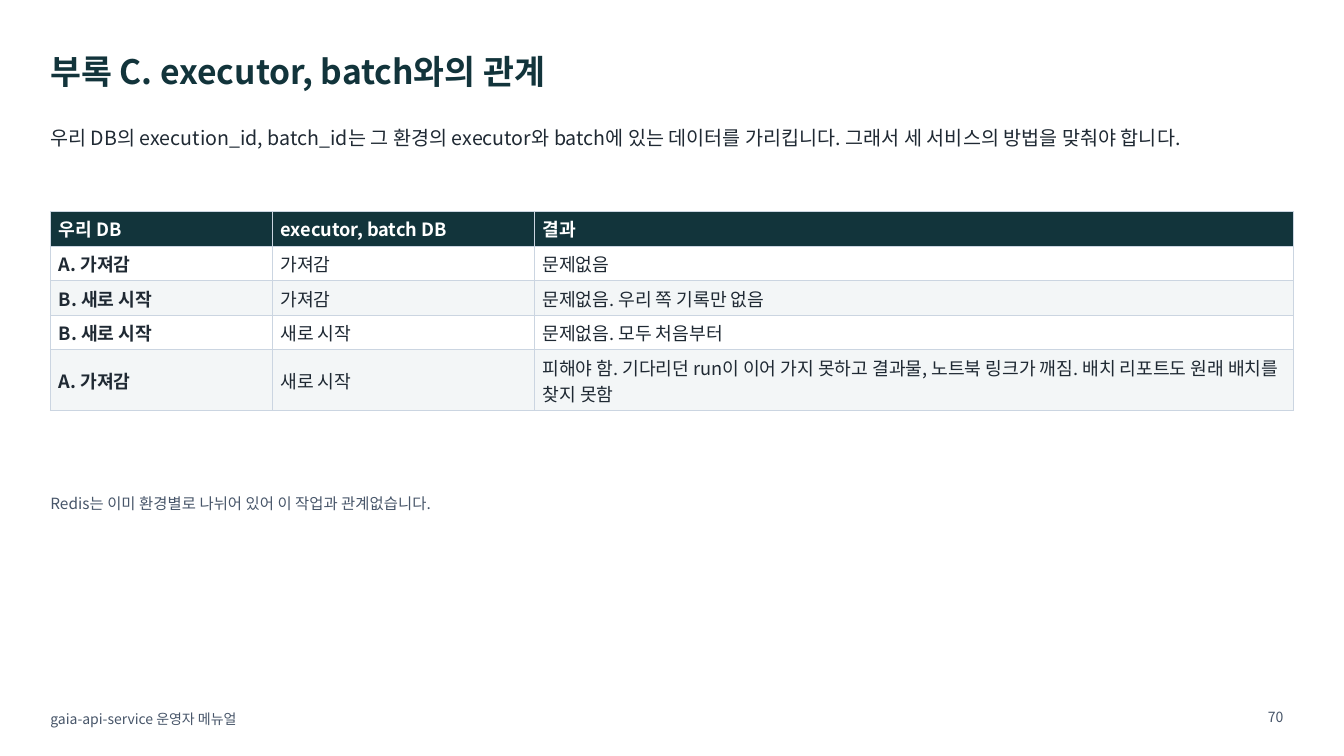
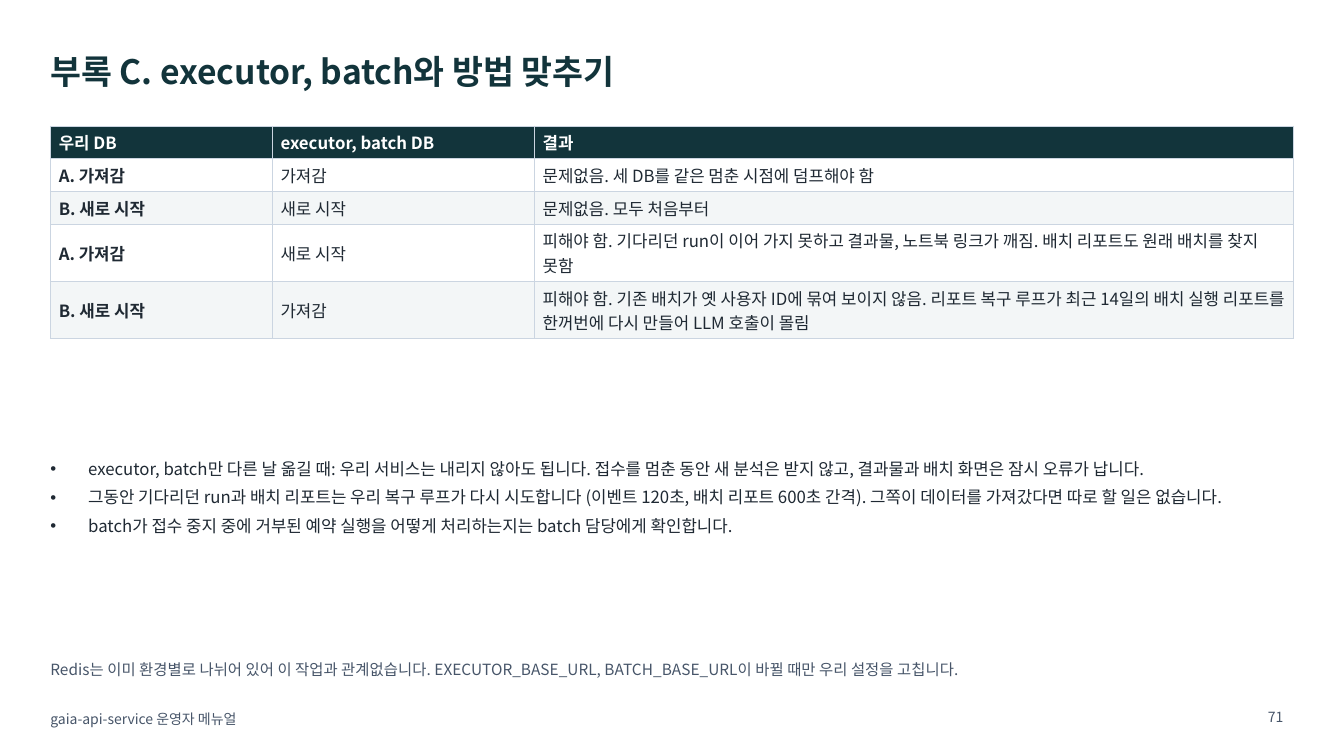
Before and after one commit to KimHwaJin/pr-agentic-service, a slide deck: slide 71 of docs/deliverables/08-operator-manual.pptx (slide 70 before the commit). Drawn at 1344x756 pixels with LibreOffice and Linux fonts; fonts in the diff are those of the drawing. Boxes give left, top, right and bottom in pixels: in the first picture for what was removed or moved away, otherwise in the second. Text is boxed around its words. In the diff, an @@ line names an element or a change of style, - is before the commit and + after.

```diff
--- a/docs/deliverables/08-operator-manual.pptx
+++ b/docs/deliverables/08-operator-manual.pptx
@@ title at (50,56,615,91): text changed @@
-부록 C. executor, batch와의 관계
+부록 C. executor, batch와 방법 맞추기
@@ table at (50,126,1294,335) @@
-row 2: A. 가져감 | 가져감 | 문제없음
-row 3: B. 새로 시작 | 가져감 | 문제없음. 우리 쪽 기록만 없음
+row 2: A. 가져감 | 가져감 | 문제없음. 세 DB를 같은 멈춘 시점에 덤프해야 함
+row 5: B. 새로 시작 | 가져감 | 피해야 함. 기존 배치가 옛 사용자 ID에 묶여 보이지 않음. 리포트 복구 루프가 최근 14일의 배치 실행 리포트를 한꺼번에 다시 만들어 LLM 호출이 몰림
@@ size 13 to 12 pt in "우리 DB", "executor, batch DB", "결과", "A. 가져감" and 3 more places @@
@@ table: place and size @@
-table at (50,212,1294,407)
+table at (50,126,1294,335)
@@ text removed at (50,128,1181,149) @@
-우리 DB의 execution_id, batch_id는 그 환경의 executor와 batch에 있는 데이터를 가리킵니다. 그래서 세 서비스의 방법을 맞춰야 합니다.
@@ text added at (88,461,1222,534), 12 pt, text #1F2933 @@
+• executor, batch만 다른 날 옮길 때: 우리 서비스는 내리지 않아도 됩니다. 접수를 멈춘 동안 새 분석은 받지 않고, 결과물과 배치 화면은 잠시 오류가 납니다.
+• 그동안 기다리던 run과 배치 리포트는 우리 복구 루프가 다시 시도합니다 (이벤트 120초, 배치 리포트 600초 간격). 그쪽이 데이터를 가져갔다면 따로 할 일은 없습니다.
+• batch가 접수 중지 중에 거부된 예약 실행을 어떻게 처리하는지는 batch 담당에게 확인합니다.
@@ text at (50,662,958,678): text changed @@
-Redis는 이미 환경별로 나뉘어 있어 이 작업과 관계없습니다.
+Redis는 이미 환경별로 나뉘어 있어 이 작업과 관계없습니다. EXECUTOR_BASE_URL, BATCH_BASE_URL이 바뀔 때만 우리 설정을 고칩니다.
@@ page number at (1268,711,1284,722): text changed @@
-70
+71
```
Also in this commit, not shown: 4 other slides changed, 1 slide added, 2 other files.
